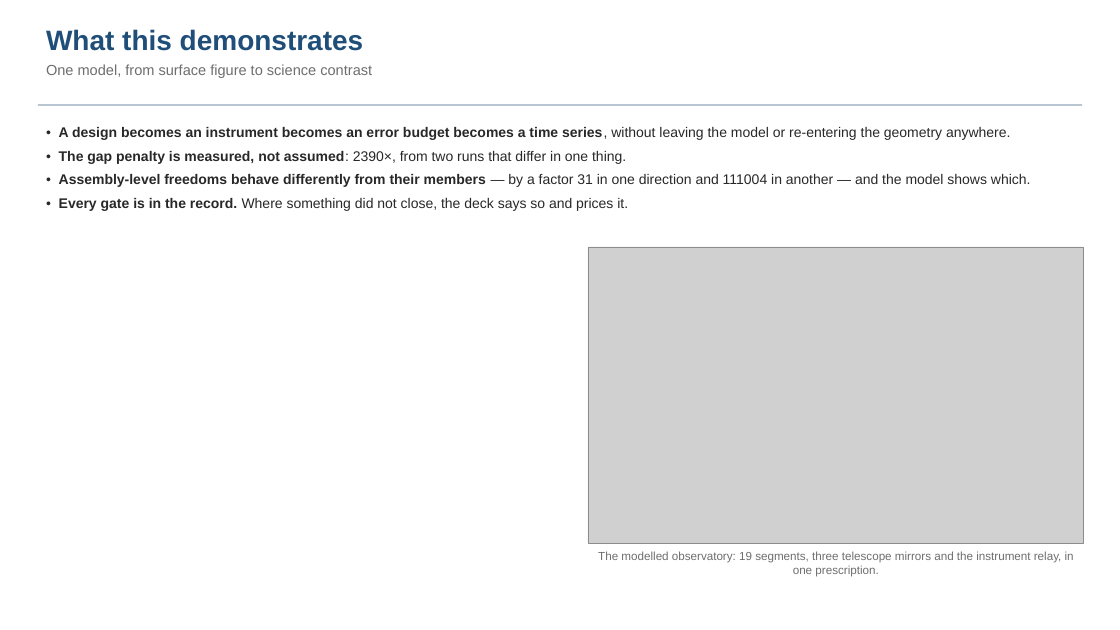
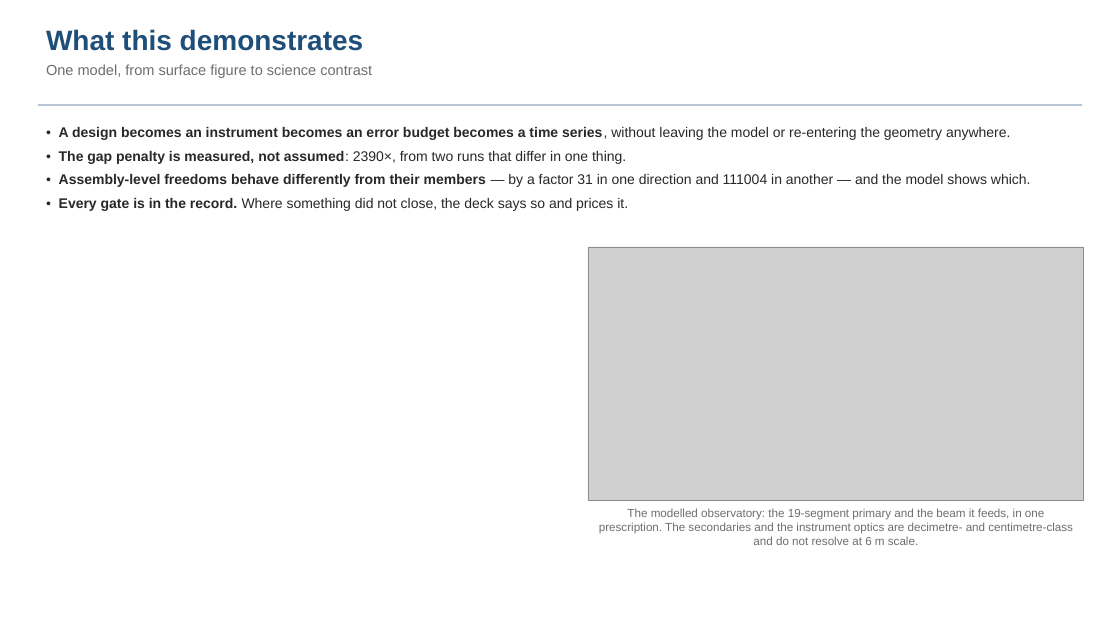
Before and after one commit to nasa-jpl/MACOS_resources, a slide deck: slide 8 of mmacos/templates/80_end_to_end/e2e6m/deck_e2e6m.pptx. Drawn at 1120x630 pixels with LibreOffice and Linux fonts; fonts in the diff are those of the drawing; grey boxes stand for pictures. Boxes give left, top, right and bottom in pixels: in the first picture for what was removed or moved away, otherwise in the second. Text is boxed around its words. In the diff, an @@ line names an element or a change of style, - is before the commit and + after.

```diff
--- a/mmacos/templates/80_end_to_end/e2e6m/deck_e2e6m.pptx
+++ b/mmacos/templates/80_end_to_end/e2e6m/deck_e2e6m.pptx
@@ picture: place and size @@
-picture at box(588, 247, 1084, 544)
+picture at box(588, 247, 1084, 501)
@@ text at box(599, 508, 1073, 545): text changed @@
-The modelled observatory: 19 segments, three telescope mirrors and the instrument relay, in one prescription.
+The modelled observatory: the 19-segment primary and the beam it feeds, in one prescription. The secondaries and the instrument optics are decimetre- and centimetre-class and do not resolve at 6 m scale.
```
Also in this commit, not shown: 3 other slides changed, 2 slides added, 8 other files.
